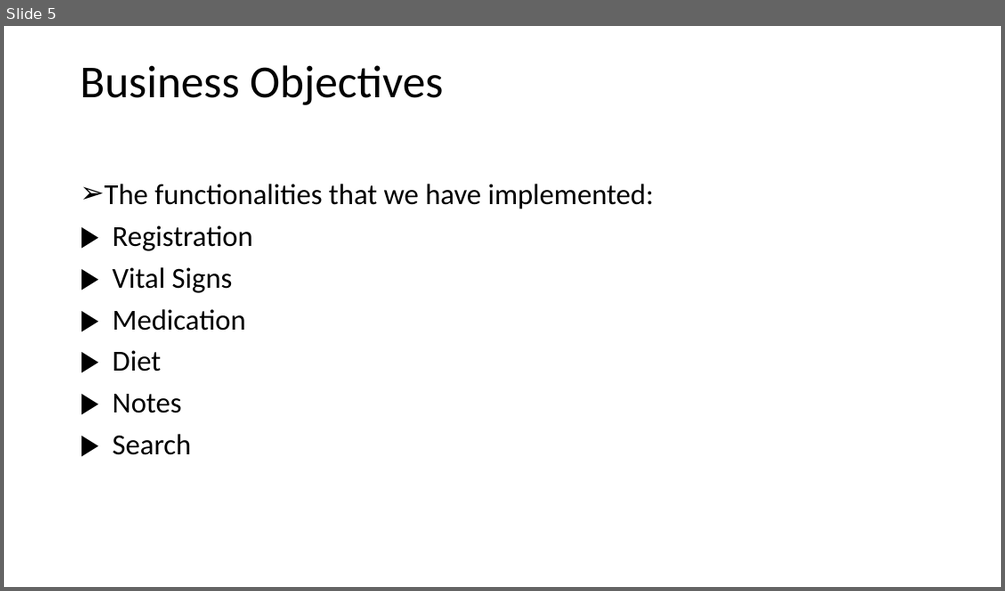
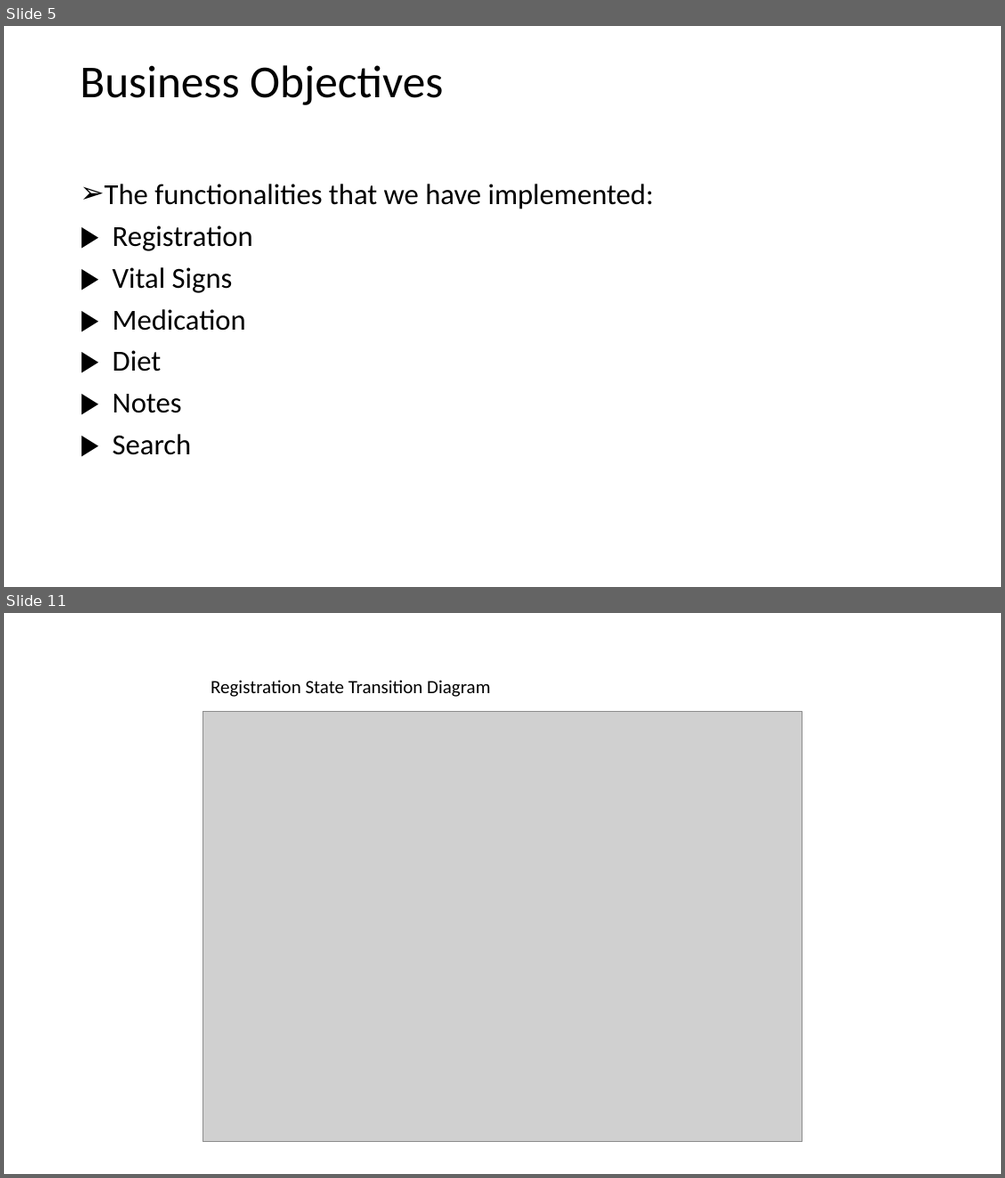
Before and after one commit to erroneouscopper/AndroidProject, a slide deck: team3_presentation.pptx. Shown one above the other, each under a label of ours: slide 5 before the commit, slides 5 and 11 after it; the slides between them are not shown. The pictures are 1005x591 and 1005x1178 pixels, drawn with LibreOffice and Linux fonts; fonts in the diff are those of the drawing; grey boxes stand for pictures. Boxes give left, top, right and bottom in pixels: in the first picture for what was removed or moved away, otherwise in the second. Text is boxed around its words. In the diff, an @@ line names an element or a change of style, - is before the commit and + after.

```diff
--- a/team3_presentation.pptx
+++ b/team3_presentation.pptx
@@ slide 11 added at <box>4,613,1001,1174</box>, background #FFFFFF @@
@@ text added at <box>210,680,490,697</box>, 18 pt, text #000000 @@
+Registration State Transition Diagram
@@ picture added at <box>203,711,802,1142</box> @@
```
Also in this commit, not shown: 4 slides changed, 9 other slides added, 1 slide removed.
